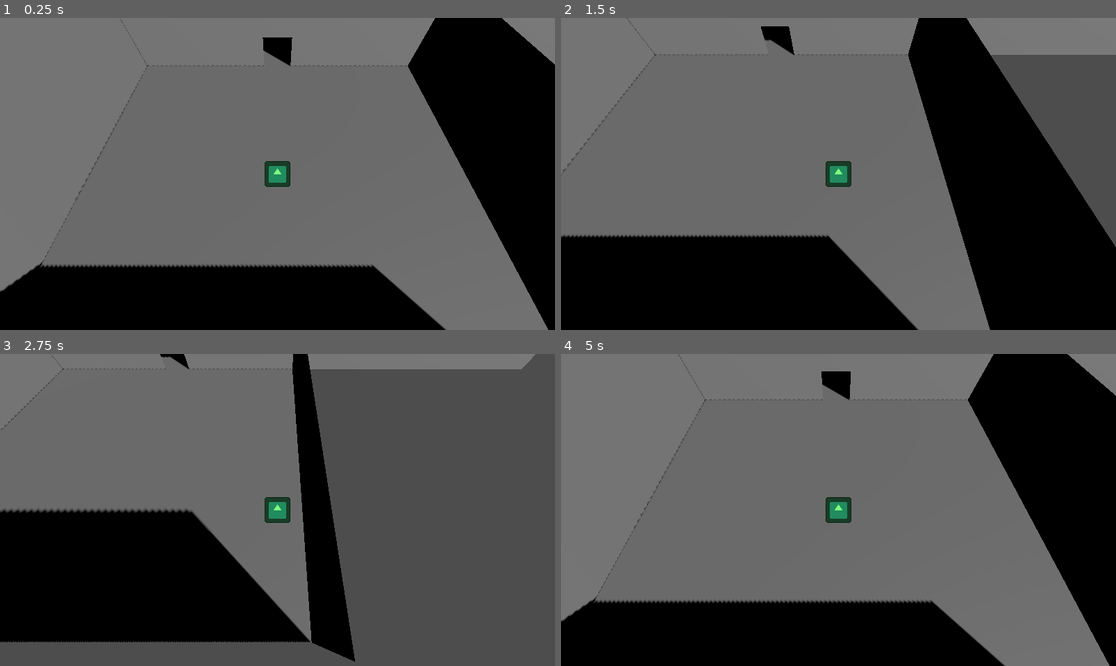
Above: before the commit, frames 1-4 (two rows, left to right).
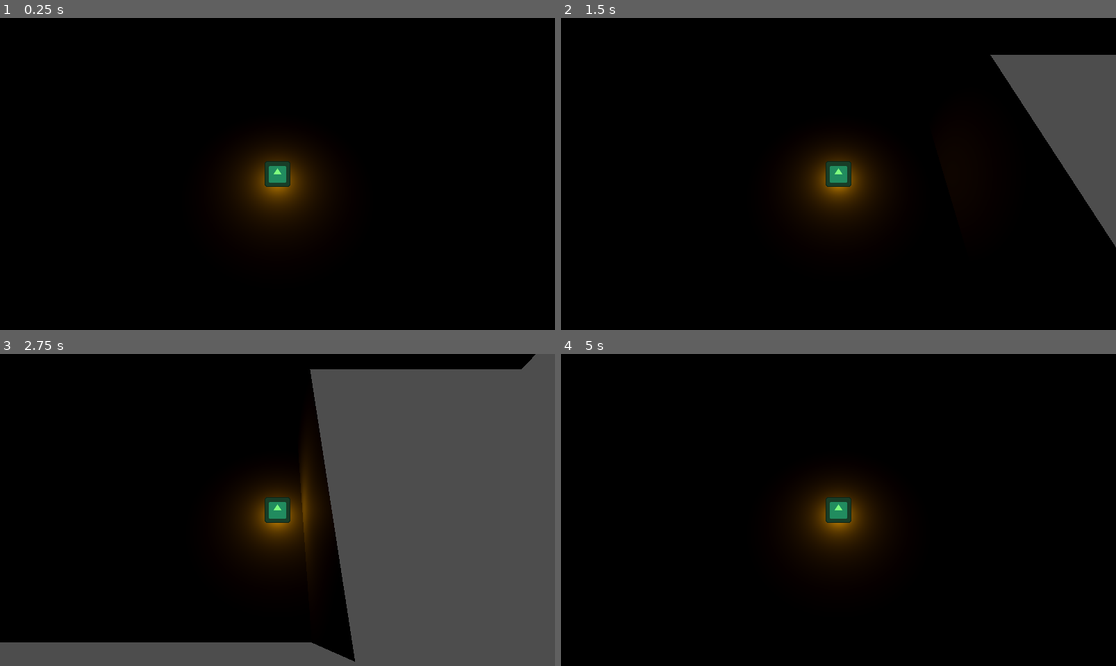
Above: after the commit, the same moments.

Repository: Rusty-Rat-Studios/dead-living-and-dying
Game: Godot game, scene res://game.tscn
Same seed, same stepped clock (60 frames per second), same inputs: the game is played once before the commit and once after it. The engine's default icon, where the game draws it, is replaced by a stand-in: a white triangle on a blue panel in a dark square.
Inputs:
- Up to frame 1 (0.25 s): no input
- Up to frame 2 (1.5 s): hold Right (ui_right) 0.53-1.28 s; hold Down (ui_down) from 1.28 s (still down)
- Up to frame 3 (2.75 s): release Down (ui_down) at 2.03 s; hold Right (ui_right) from 2.03 s (still down)
- Up to frame 4 (5 s): release Right (ui_right) at 2.78 s; hold Up (ui_up) 2.78-3.53 s; hold Left (ui_left) from 3.53 s (still down)

The runs differ from the first frame. In frame 1, 70% of the frame differs, in the area x 0-100%, y 0-100%; in frame 2, 55%; in frame 3, 34%; in frame 4, 70%.

Commit message:
Add omni light to player and disable global light

Diff:
--- a/game.tscn
+++ b/game.tscn
@@ -21,7 +21,8 @@
 transform = Transform3D(1, 0, 0, 0, 1, 0, 0, 0, 1, 0, 1, 0)
 
 [node name="DirectionalLight3D" type="DirectionalLight3D" parent="."]
-transform = Transform3D(0.707107, -0.353553, 0.612373, 0, 0.866026, 0.5, -0.707107, -0.353553, 0.612373, 16, 10, 10)
+transform = Transform3D(1, 0, 0, 0, -4.37114e-08, 1, 0, -1, -4.37114e-08, 0, 10, 0)
+visible = false
 shadow_enabled = true
 
 [node name="RoomBottom" type="Node3D" parent="."]
--- a/player.tscn
+++ b/player.tscn
@@ -20,3 +20,9 @@
 
 [node name="Camera3D" type="Camera3D" parent="RotationOffset/Sprite3D"]
 transform = Transform3D(1, 0, 0, 0, 1, 0, 0, 0, 1, 0, 0, 10)
+
+[node name="OmniLight3D" type="OmniLight3D" parent="."]
+light_color = Color(0.866225, 0.572037, 1.54018e-06, 1)
+shadow_enabled = true
+omni_range = 8.0
+omni_attenuation = 2.0
